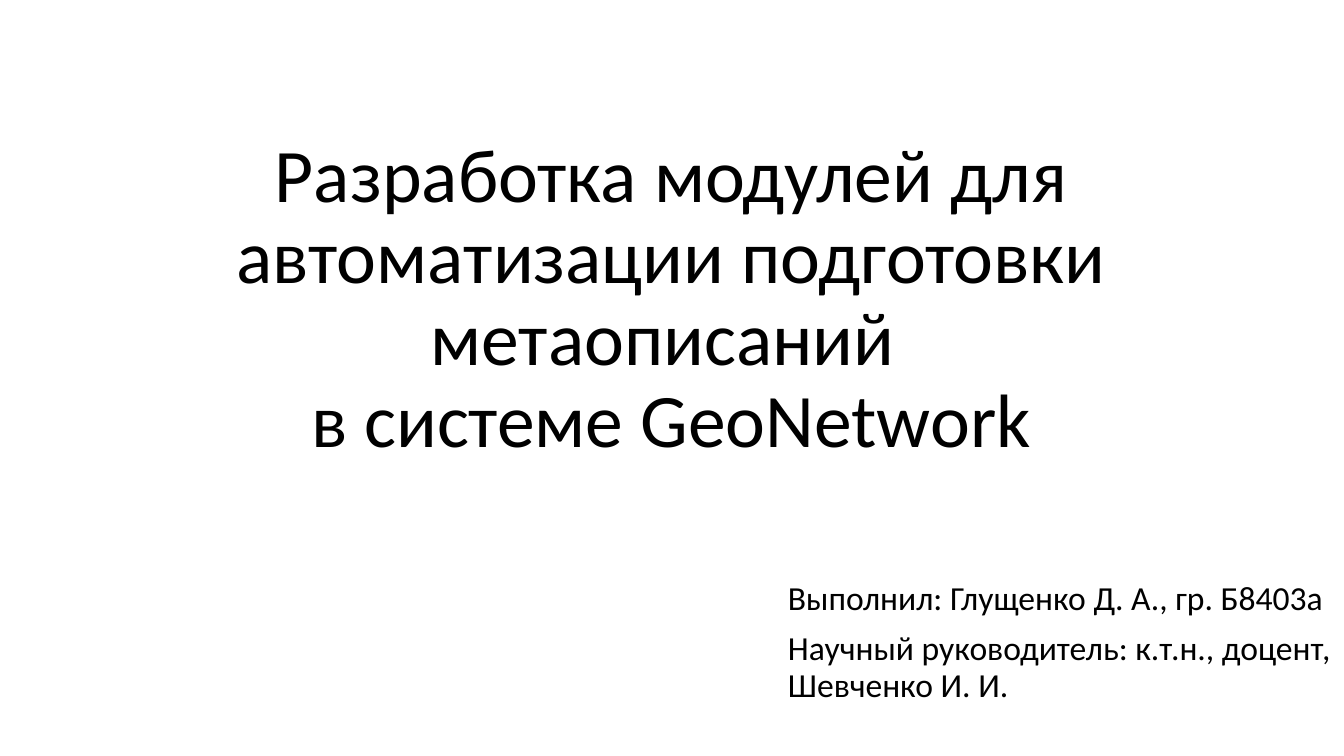
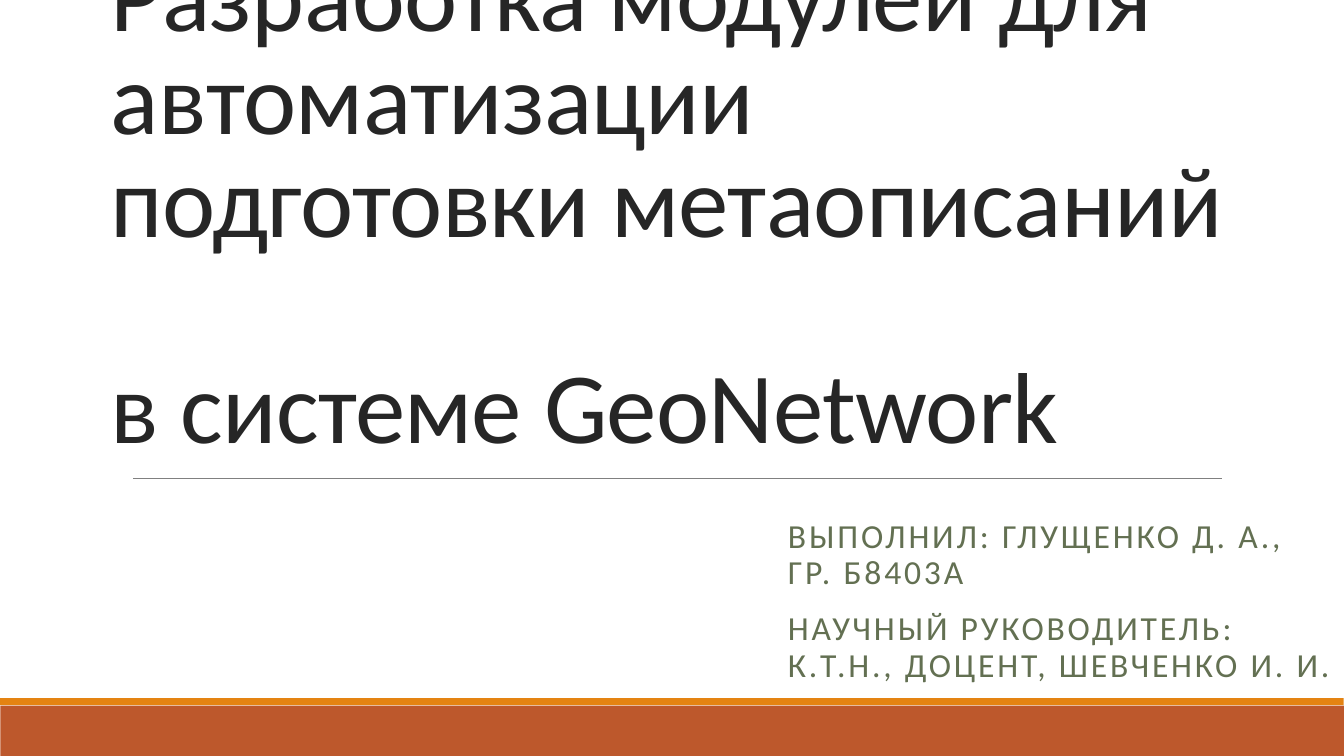
Before and after one commit to J-CITY/METADATA-EXTRACTOR, a slide deck: slide 1 of report.pptx. Drawn at 1344x756 pixels with LibreOffice and Linux fonts; fonts in the diff are those of the drawing. Boxes give left, top, right and bottom in pixels: in the first picture for what was removed or moved away, otherwise in the second. Text is boxed around its words. In the diff, an @@ line names an element or a change of style, - is before the commit and + after.

```diff
--- a/report.pptx
+++ b/report.pptx
@@ title "Разработка модулей для автоматизации подготовки ..." moved from (x1=236, y1=150, x2=1106, y2=448) to (x1=111, y1=0, x2=1222, y2=444) @@
@@ title "Разработка модулей для автоматизации подготовки ..." at (x1=111, y1=0, x2=1222, y2=444): size 54 to 72 pt, text colour #000000 to #262626, letter spacing 0 to -0.5 pt; alignment centre to left; line spacing 0.9 to 0.85 @@
@@ line added from (133, 479) to (1222, 479), #808080 0.5 pt @@
@@ subtitle at (x1=788, y1=526, x2=1330, y2=683): text changed; text colour #000000 to #637052 @@
-Выполнил: Глущенко Д. А., гр. Б8403а
-Научный руководитель: к.т.н., доцент, Шевченко И. И.
+ВЫПОЛНИЛ: ГЛУЩЕНКО Д. А., ГР. Б8403А
+НАУЧНЫЙ РУКОВОДИТЕЛЬ: К.Т.Н., ДОЦЕНТ, ШЕВЧЕНКО И. И.
@@ rectangle added at (x1=0, y1=706, x2=1344, y2=756), fill #BD582C @@
@@ rectangle added at (x1=0, y1=699, x2=1344, y2=706), fill #E48312 @@
```
Also in this commit, not shown: 2 other slides changed, 2 slides added, 1 slide removed, 1 other file.
